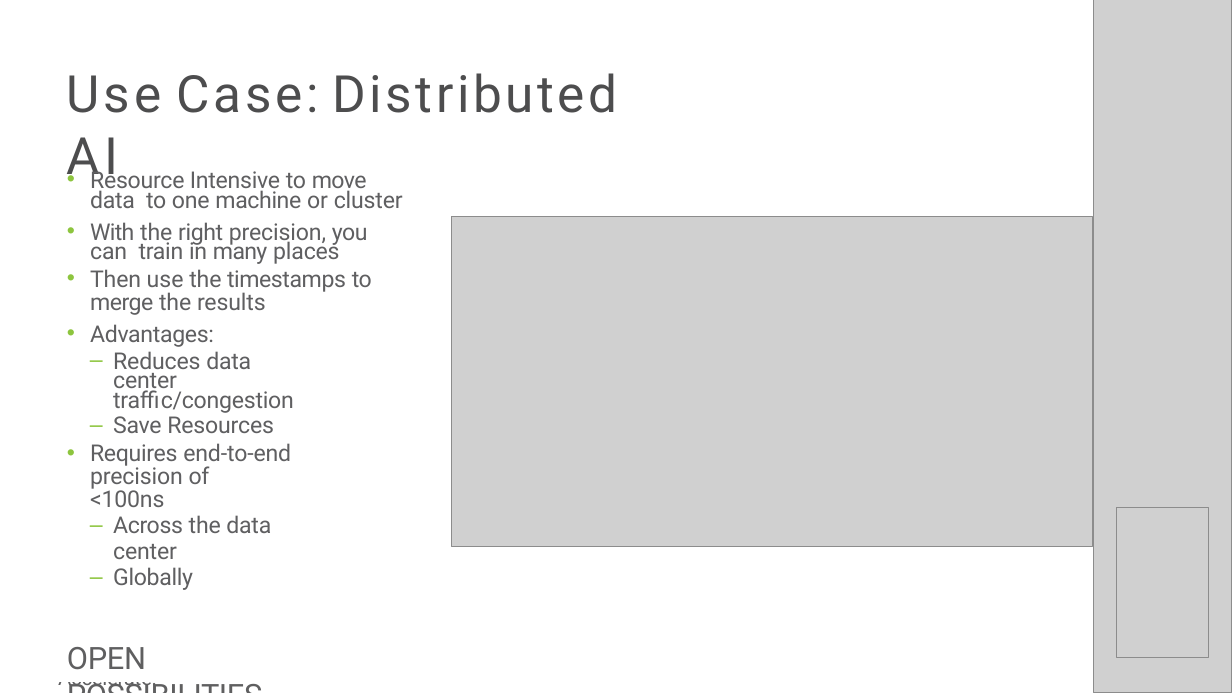
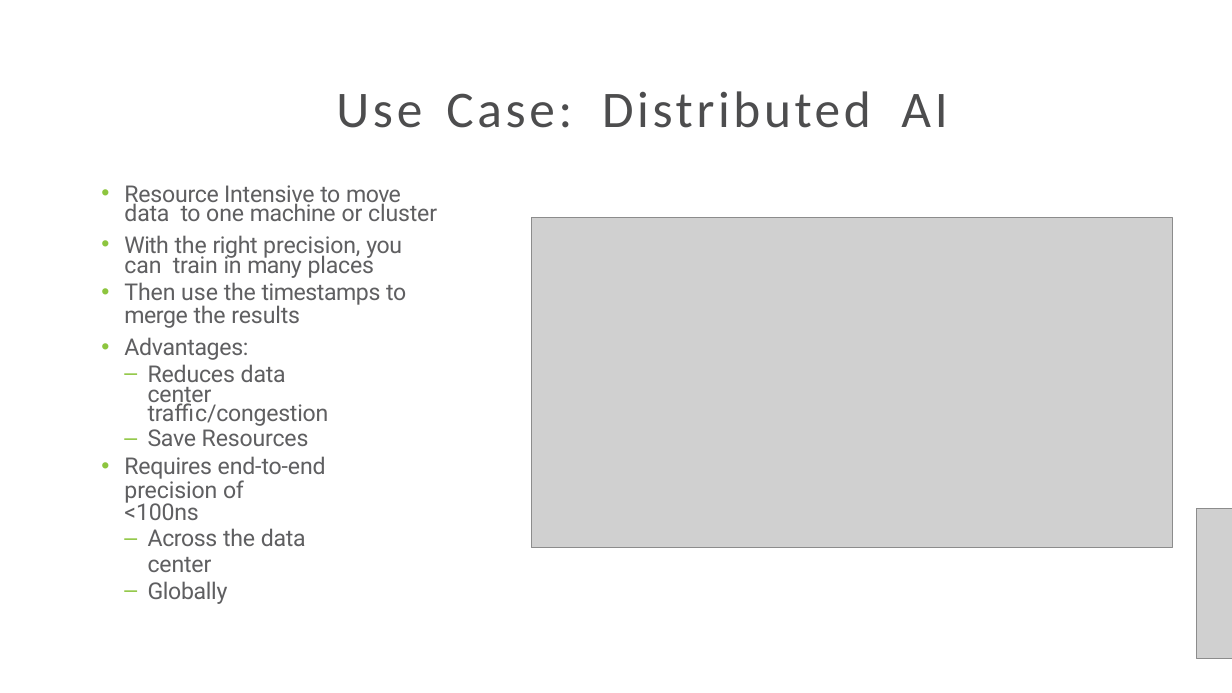
Before and after one commit to SiwaNetwork/QUANTUM, a slide deck: slide 19 of Time-Card/ДОКУМЕНТЫ/МАТЕРИАЛ СТАТЬИ/End User Synchronization.pptx (slide 21 before the commit). Drawn at 1232x693 pixels with LibreOffice and Linux fonts; fonts in the diff are those of the drawing; grey boxes stand for pictures. Boxes give left, top, right and bottom in pixels: in the first picture for what was removed or moved away, otherwise in the second. Text is boxed around its words. In the diff, an @@ line names an element or a change of style, - is before the commit and + after.

```diff
--- a/Time-Card/ДОКУМЕНТЫ/МАТЕРИАЛ СТАТЬИ/End User Synchronization.pptx
+++ b/Time-Card/ДОКУМЕНТЫ/МАТЕРИАЛ СТАТЬИ/End User Synchronization.pptx
@@ picture removed at [1093, 0, 1232, 693] @@
@@ title "Use Case: Distributed AI": place and size @@
-title "Use Case: Distributed AI" at [67, 73, 617, 187]
+title "Use Case: Distributed AI" at [336, 91, 947, 128]
@@ title "Use Case: Distributed AI" at [336, 91, 947, 128]: font Roboto to Calibri; vertical alignment top to middle @@
@@ text "Resource Intensive to move data ..." rewrapped from [90, 168, 403, 533] to [124, 185, 437, 546] @@
@@ picture: place and size @@
-picture at [452, 216, 1093, 546]
+picture at [531, 218, 1173, 548]
@@ picture: place and size @@
-picture at [1116, 507, 1209, 658]
+picture at [1197, 508, 1232, 659]
@@ freeform shape removed at [57, 636, 375, 683] @@
@@ text removed at [58, 647, 157, 691] @@
-Connect. Collaborate. Accelerate.
@@ text removed at [67, 647, 146, 670] @@
-OPEN POSSIBILITIES
```
Also in this commit, not shown: 19 other slides changed, 1 slide added, 5 slides removed, 4 other files.
